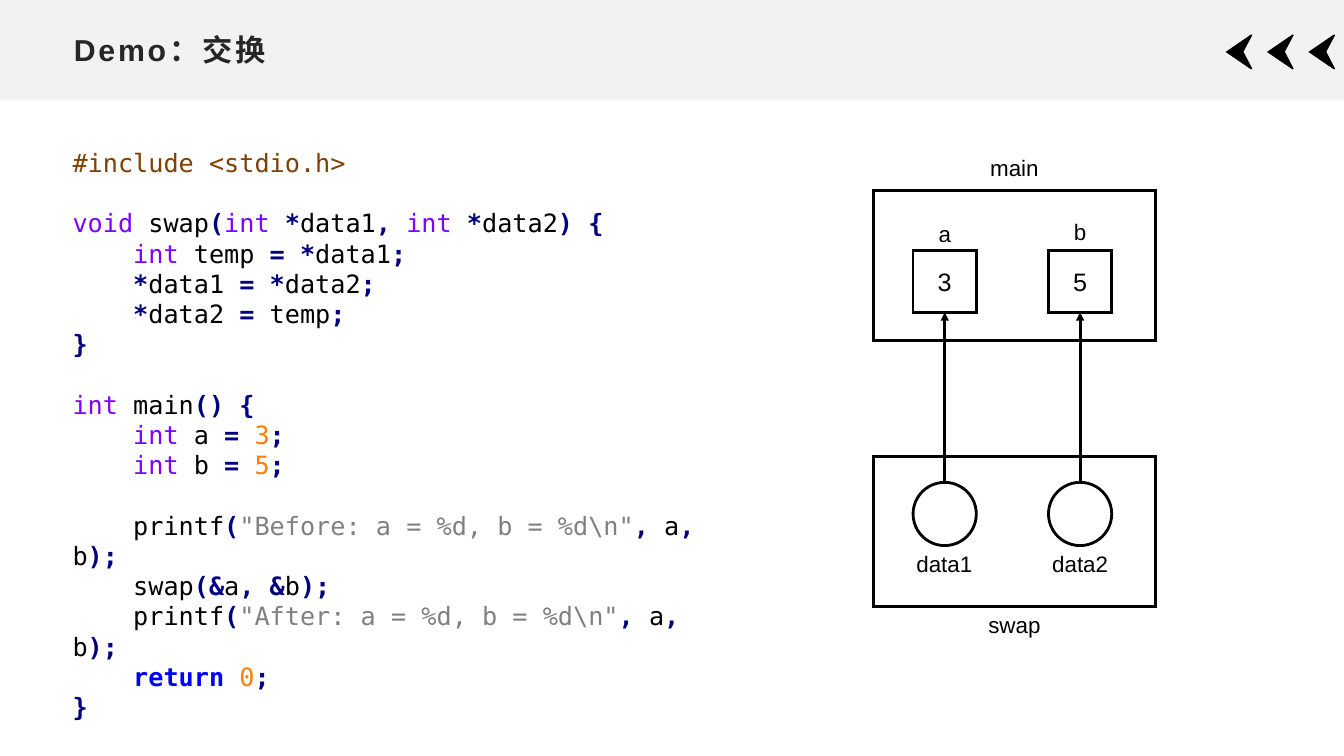
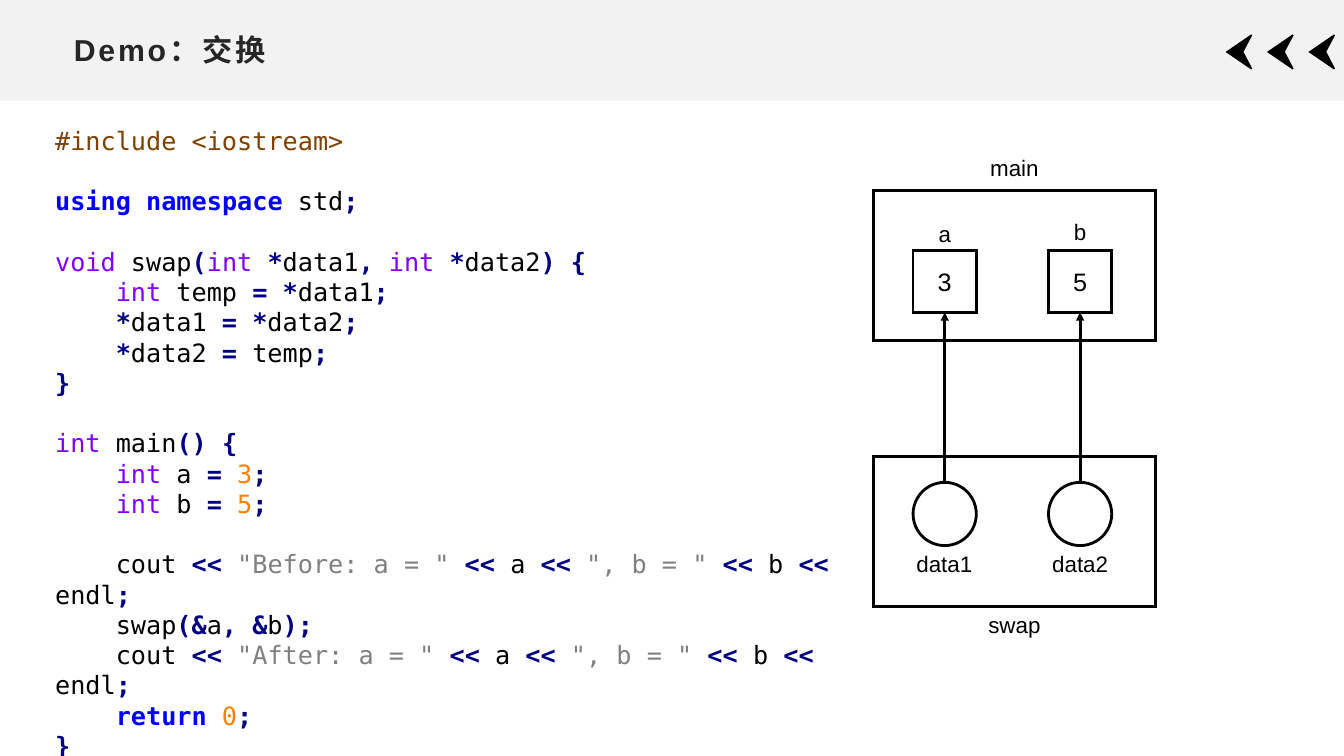
Before and after one commit to xdai02/C_Plus_Plus, a slide deck: slide 6 of slides/Chapter7.pptx. Drawn at 1344x756 pixels with LibreOffice and Linux fonts; fonts in the diff are those of the drawing. Boxes give left, top, right and bottom in pixels: in the first picture for what was removed or moved away, otherwise in the second. Text is boxed around its words. In the diff, an @@ line names an element or a change of style, - is before the commit and + after.

```diff
--- a/slides/Chapter7.pptx
+++ b/slides/Chapter7.pptx
@@ text "#include <iostream>": place and size @@
-text "#include <iostream>" at box(73, 152, 694, 660)
+text "#include <iostream>" at box(55, 130, 783, 726)
@@ text at box(55, 130, 359, 216): text changed @@
-#include <stdio.h>
+#include <iostream>
+using namespace std;
@@ text at box(55, 554, 783, 608): text changed @@
-printf("Before: a = %d, b = %d\n", a, b);
+cout << "Before: a = " << a << ", b = " << b << endl;
@@ text at box(55, 645, 768, 698): text changed @@
-printf("After: a = %d, b = %d\n", a, b);
+cout << "After: a = " << a << ", b = " << b << endl;
```
Also in this commit, not shown: 16 other slides changed, 4 slides added, 2 other files.
